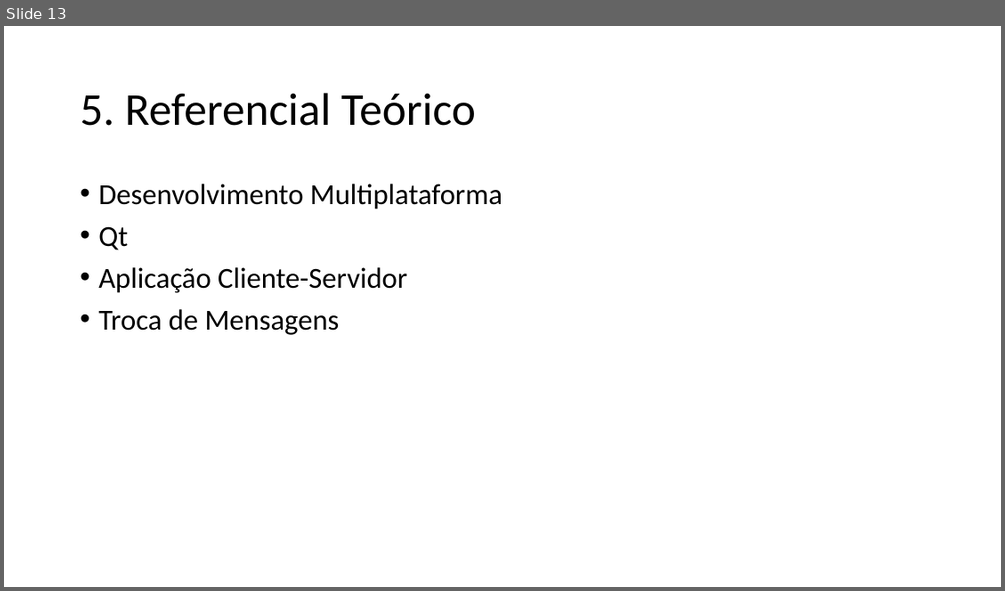
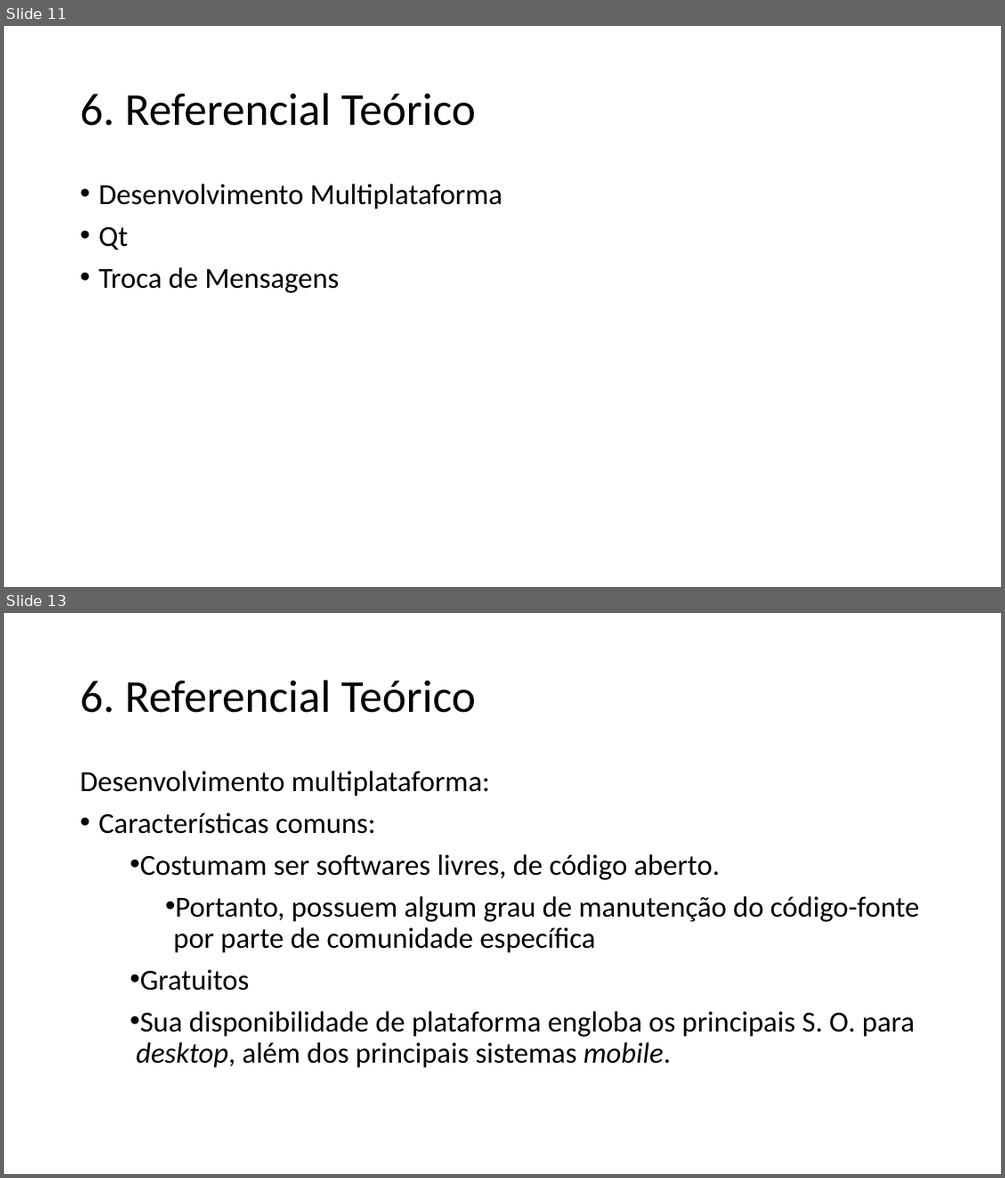
Before and after one commit to ricardopetrere/TCC_FTT, a slide deck: documentos/Apresentação_22_09.pptx. Shown one above the other, each under a label of ours: slide 13 before the commit, slides 11 and 13 after it; the slides between them are not shown. The pictures are 1005x591 and 1005x1178 pixels, drawn with LibreOffice and Linux fonts; fonts in the diff are those of the drawing. Boxes give left, top, right and bottom in pixels: in the first picture for what was removed or moved away, otherwise in the second. Text is boxed around its words. In the diff, an @@ line names an element or a change of style, - is before the commit and + after.

```diff
--- a/documentos/Apresentação_22_09.pptx
+++ b/documentos/Apresentação_22_09.pptx
@@ slide 13 added at (x1=4, y1=613, x2=1001, y2=1174), background #FFFFFF @@
@@ title added at (x1=80, y1=680, x2=476, y2=713), 44 pt, text #000000 @@
+6. Referencial Teórico
@@ text added at (x1=80, y1=771, x2=919, y2=1068), 28 pt, text #000000 @@
+Desenvolvimento multiplataforma:
+• Características comuns:
+  • Costumam ser softwares livres, de código aberto.
+    • Portanto, possuem algum grau de manutenção do código-fonte por parte de comunidade específica
+  • Gratuitos
+  • Sua disponibilidade de plataforma engloba os principais S. O. para desktop, além dos principais sistemas mobile.
@@ what was slide 13 is now slide 11 @@
@@ slide 11 changed as well @@
@@ title at (x1=80, y1=93, x2=476, y2=126): text changed @@
-5. Referencial Teórico
+6. Referencial Teórico
@@ text "Desenvolvimento Multiplataforma" at (x1=98, y1=184, x2=502, y2=293): less space between paragraphs @@
@@ text at (x1=98, y1=267, x2=407, y2=293): paragraph removed @@
-• Aplicação Cliente-Servidor
```
Also in this commit, not shown: 10 other slides changed, 5 other slides added, 2 slides removed.
